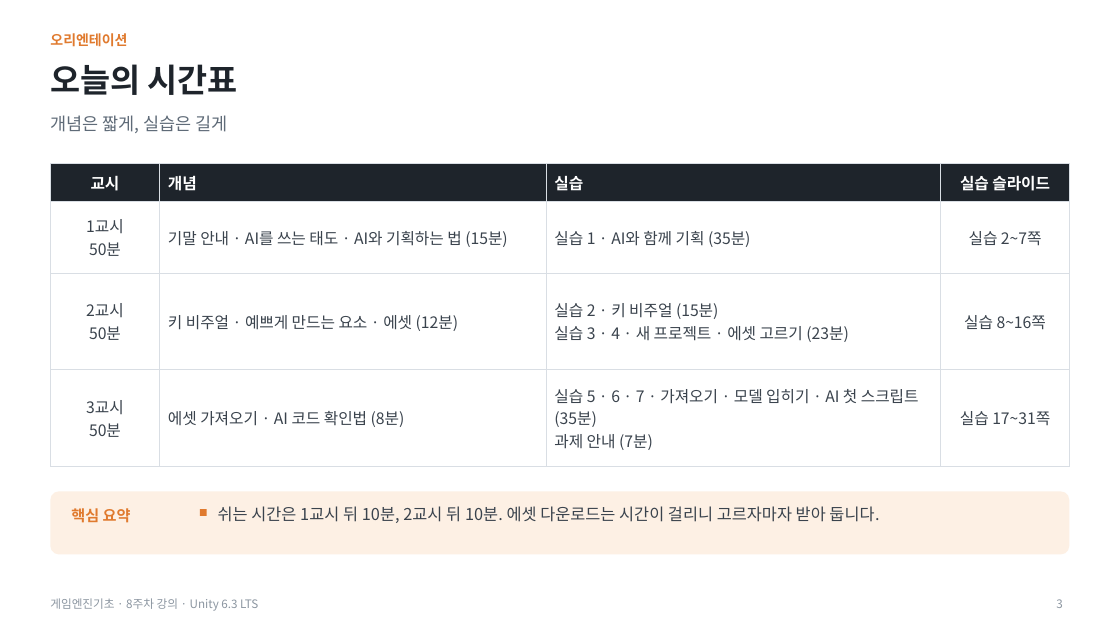
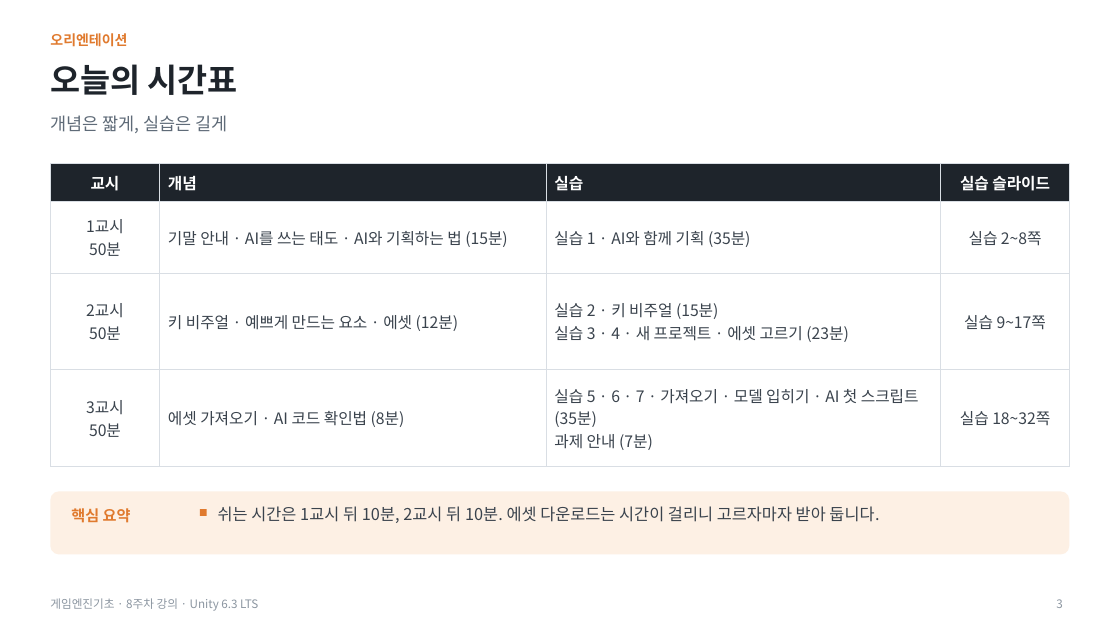
Before and after one commit to iplay-garden/game-engine-basics, a slide deck: slide 3 of 8주차/한국어/게임엔진기초_8주차_오프라인_강의슬라이드.pptx. Drawn at 1120x630 pixels with LibreOffice and Linux fonts; fonts in the diff are those of the drawing. Boxes give left, top, right and bottom in pixels: in the first picture for what was removed or moved away, otherwise in the second. Text is boxed around its words. In the diff, an @@ line names an element or a change of style, - is before the commit and + after.

```diff
--- a/8주차/한국어/게임엔진기초_8주차_오프라인_강의슬라이드.pptx
+++ b/8주차/한국어/게임엔진기초_8주차_오프라인_강의슬라이드.pptx
@@ table at bbox=[50, 164, 1070, 454] @@
-row 2, column 4: 실습 2~7쪽
+row 2, column 4: 실습 2~8쪽
-row 3, column 4: 실습 8~16쪽
+row 3, column 4: 실습 9~17쪽
-row 4, column 4: 실습 17~31쪽
+row 4, column 4: 실습 18~32쪽
```
Also in this commit, not shown: 3 other slides changed, 1 slide added, 4 other files.
